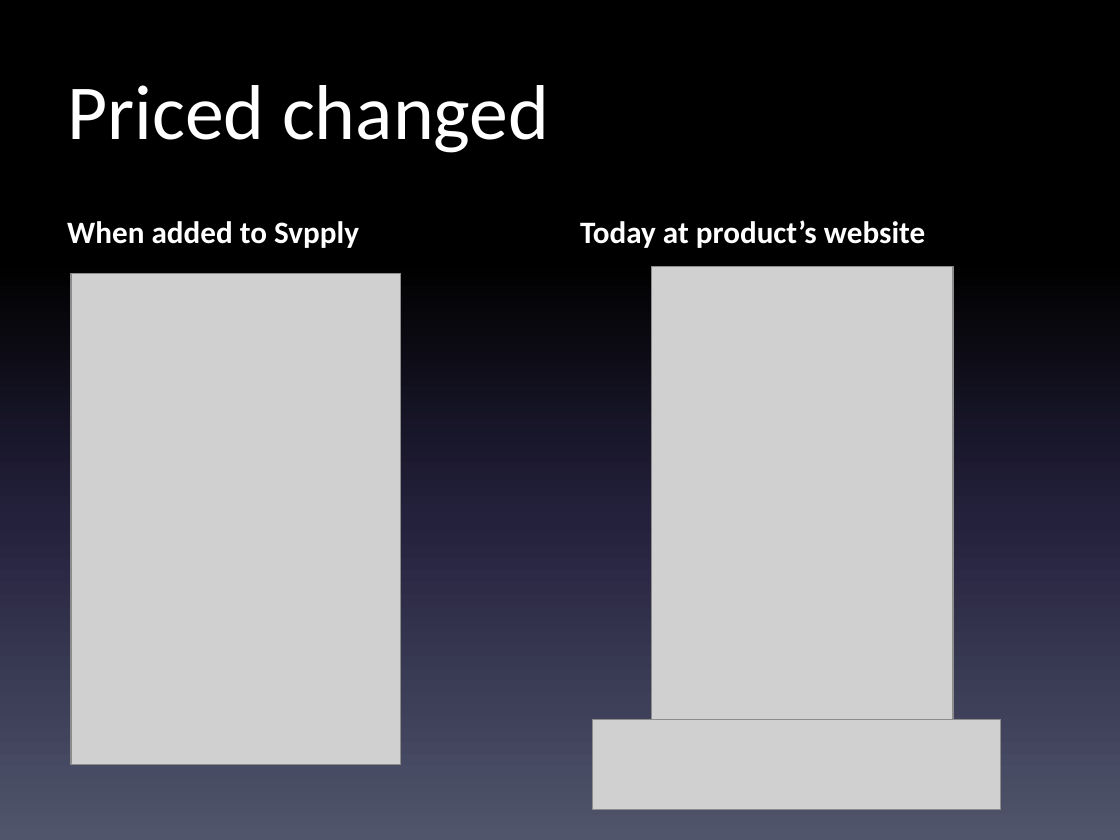
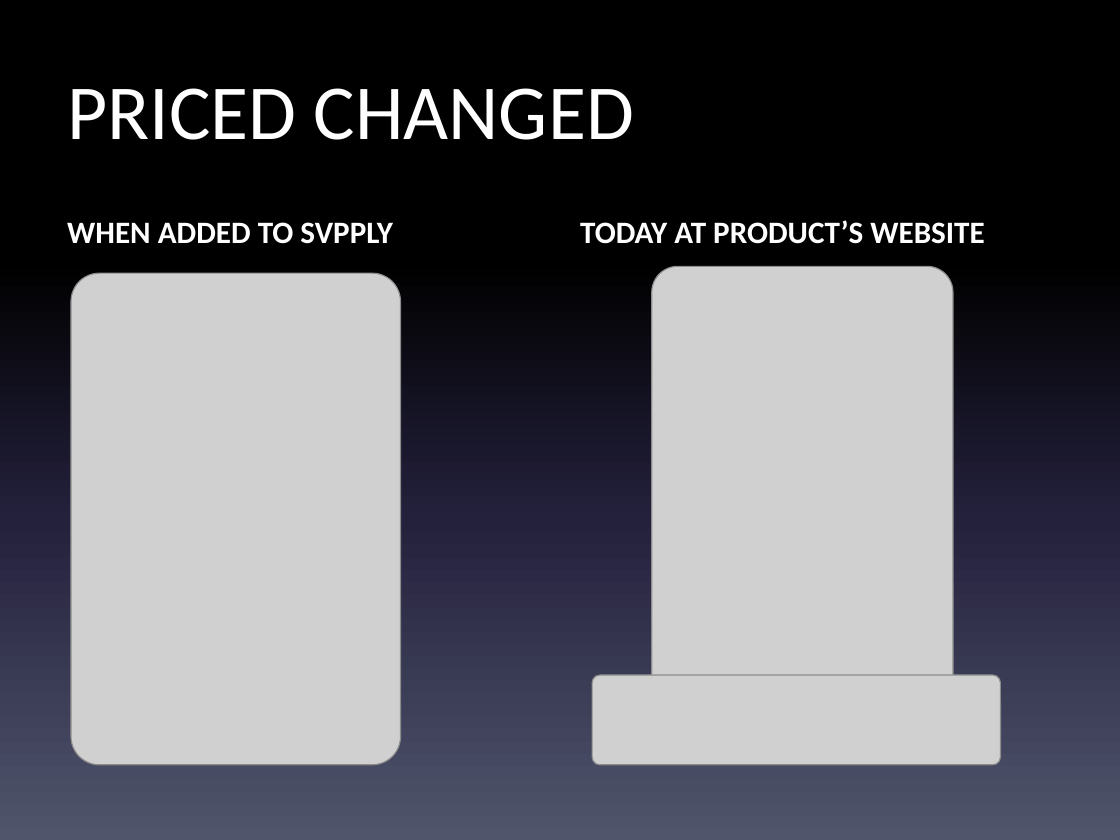
Before and after one commit to NYUITP/sp13_sply, a slide deck: slide 3 of Slides/errorCasesSlidesv1.pptx. Drawn at 1120x840 pixels with LibreOffice and Linux fonts; fonts in the diff are those of the drawing; grey boxes stand for pictures. Boxes give left, top, right and bottom in pixels: in the first picture for what was removed or moved away, otherwise in the second. Text is boxed around its words. In the diff, an @@ line names an element or a change of style, - is before the commit and + after.

```diff
--- a/Slides/errorCasesSlidesv1.pptx
+++ b/Slides/errorCasesSlidesv1.pptx
@@ title at [67, 88, 634, 140]: text changed @@
-Priced changed
+PRICED CHANGED
@@ text at [67, 222, 393, 244]: text changed @@
-When added to Svpply
+WHEN ADDED TO SVPPLY
@@ text at [580, 220, 984, 244]: text changed @@
-Today at product’s website
+TODAY AT PRODUCT’S WEBSITE
@@ picture: place and size @@
-picture at [592, 719, 1001, 809]
+picture at [592, 675, 1001, 765]
```
Also in this commit, not shown: 4 other slides changed, 10 other files.
